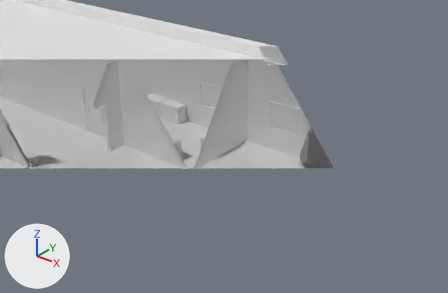
The FBX model Assets/Models/Buildings/AirportOffis.fbx as it was, and as the next commit left it.
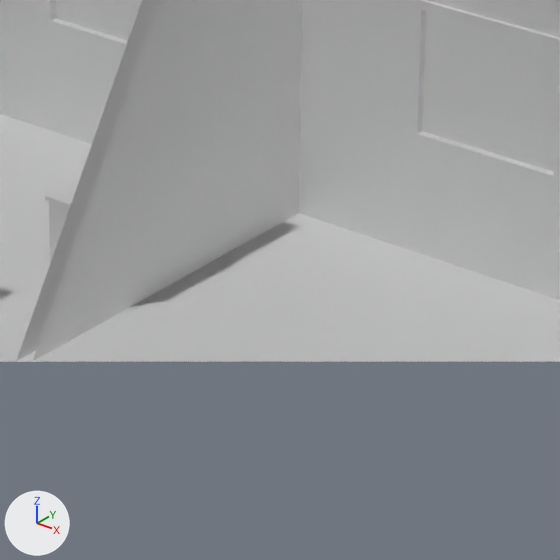
Each version appears first from a camera (50 mm lens) standing at (41.12, -9.21, 12.41) and looking at (25.46, 10.36, 0.27), and next in a close-up on the part from 43% to 66% of the width and 34% to 70% of the height. The lights are fixed; the arrows at lower left show +X, +Y and +Z. The last two pictures show the newer version. Everything nearer to the camera than a plane just in front of the edit is cut away. Where no turn or scale is listed for an object, it has been applied to the vertices.

The older version as bpy lines, for what is in view:
```python
me_cube_007 = bpy.data.meshes.new('Cube.007')
me_cube_007.from_pydata(...)  # a box spanning x -0.679..0.679, y -0.019..0.019, z -0.554..0.554
me_cube_008 = bpy.data.meshes.new('Cube.008')
me_cube_008.from_pydata(...)  # a box spanning x -0.679..0.679, y -0.019..0.019, z -0.554..0.554
me_kitchfurn5b_004 = bpy.data.meshes.new('KitchFurn5B.004')
me_kitchfurn5b_004.from_pydata(...)  # 133 vertices, 90 faces; spans x -0.11..0.53, y -0.94..0.86, z -0.56..0.6
# faces by material slot: [31, 59]
me_kitchfurn5b_004.materials.append(mat_atlassupermarket1)  # its picture is missing
me_kitchfurn5b_004.materials.append(mat_atlasinterior1)  # its picture is missing
ob_kitchfurn5b_004 = bpy.data.objects.new('KitchFurn5B.004', me_kitchfurn5b_004)
ob_kitchfurn5b_004.location = (24.995, 10.338, 0.606)
ob_steklo_007 = bpy.data.objects.new('Steklo.007', me_cube_007)
ob_steklo_007.location = (27.531, 11.924, 1.708)
ob_steklo_008 = bpy.data.objects.new('Steklo.008', me_cube_008)
ob_steklo_008.location = (23.523, 11.924, 1.708)
# also in view: 'AirPortFlor' at (27.53, 4.48, 0.03); 'AirPor' at (27.53, 4.48, 2.05)
```
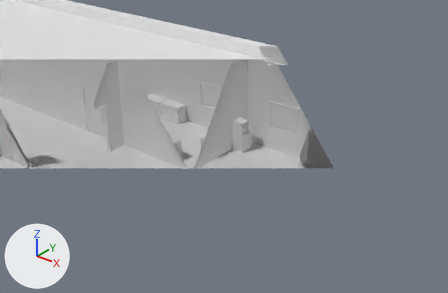
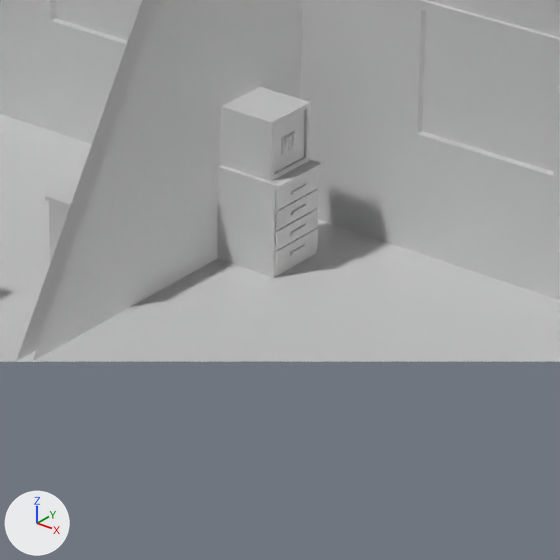
Pixel boxes (x1, y1, x2, y2) of what changed, in the close-ups (560 x 560 px):
```json
{"object": "SeifKey", "change": "added", "after": [217, 87, 322, 278]}
```

Scene script edits in JSON lines:
```json
{"op": "add", "block": "me_cube_144", "code": ["me_cube_144 = bpy.data.meshes.new('Cube.144')", "me_cube_144.from_pydata(...)  # 174 vertices, 112 faces; spans x -0.265..0.38, y -0.305..0.295, z -1.113..0.265", "me_cube_144.materials.append(mat_atlasinterior1)  # its picture is missing"]}
{"op": "add", "block": "ob_seifkey", "code": ["ob_seifkey = bpy.data.objects.new('SeifKey', me_cube_144)", "ob_seifkey.location = (25.881, 11.038, 1.163)"]}
```
